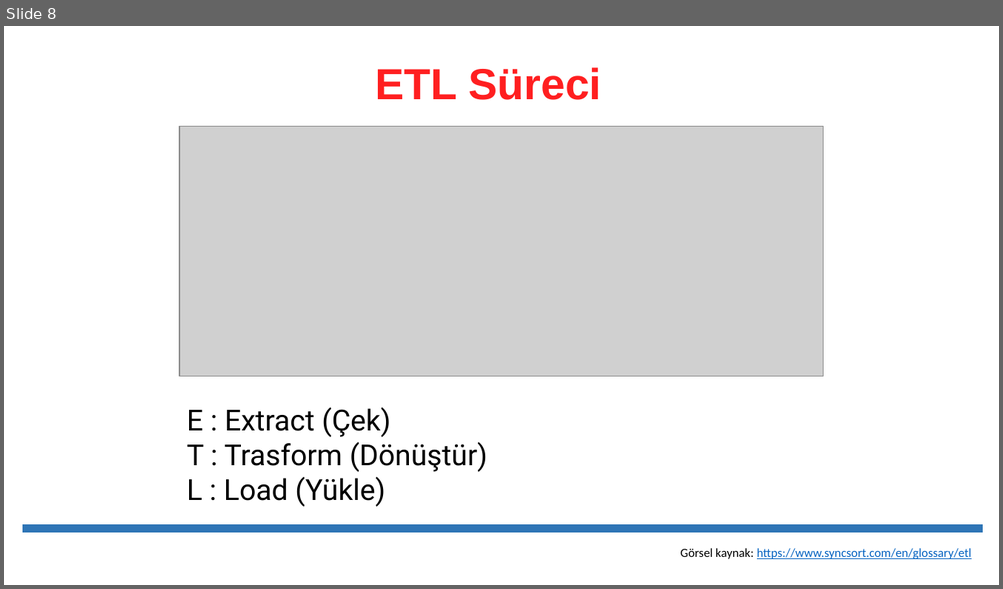
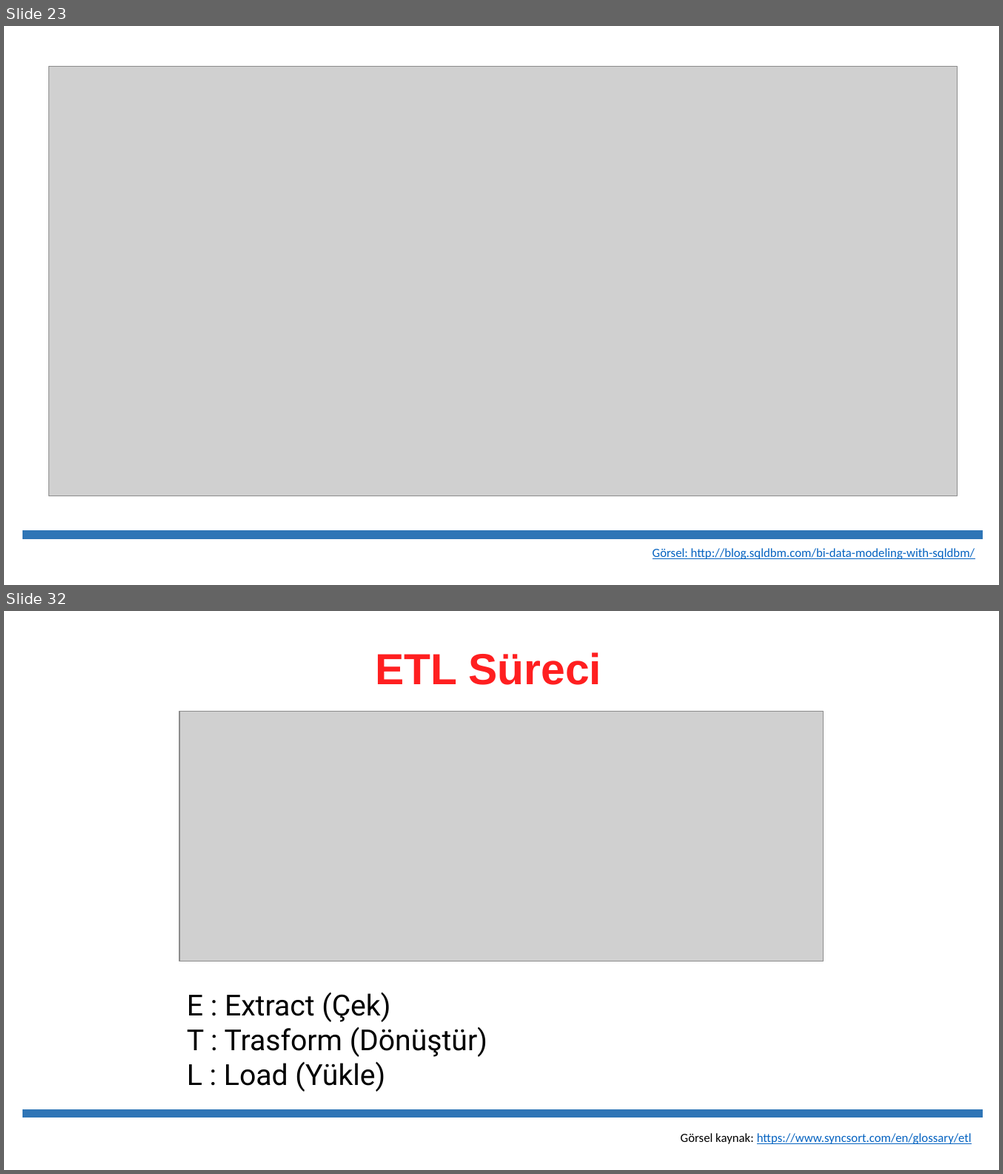
Before and after one commit to erkansirin78/preprocessing-analysis-ml-dl-big-data, a slide deck: 08_etl/01_ETL_Darawarehouse.pptx. Shown one above the other, each under a label of ours: slide 8 before the commit, slides 23 and 32 after it; the slides between them are not shown. The pictures are 1003x589 and 1003x1174 pixels, drawn with LibreOffice and Linux fonts; fonts in the diff are those of the drawing; grey boxes stand for pictures. Boxes give left, top, right and bottom in pixels: in the first picture for what was removed or moved away, otherwise in the second. Text is boxed around its words. In the diff, an @@ line names an element or a change of style, - is before the commit and + after.

```diff
--- a/08_etl/01_ETL_Darawarehouse.pptx
+++ b/08_etl/01_ETL_Darawarehouse.pptx
@@ slide 23 added at (4,26,999,585), background #FFFFFF @@
@@ picture added at (48,66,958,497) @@
@@ line added from (22, 536) to (983, 536), #2E75B6 8 pt @@
@@ text added at (652,548,974,560), 12 pt, text #0563C1, underline @@
+Görsel: http://blog.sqldbm.com/bi-data-modeling-with-sqldbm/
@@ what was slide 8 is now slide 32 @@
```
Also in this commit, not shown: 4 slides changed, 33 other slides added, 34 other files.
